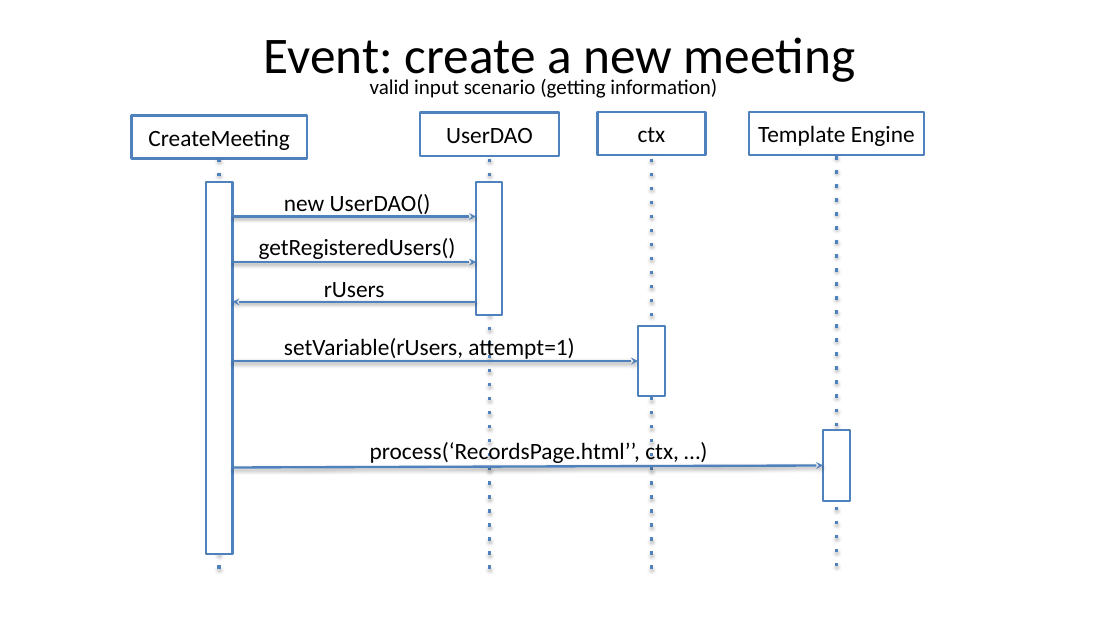
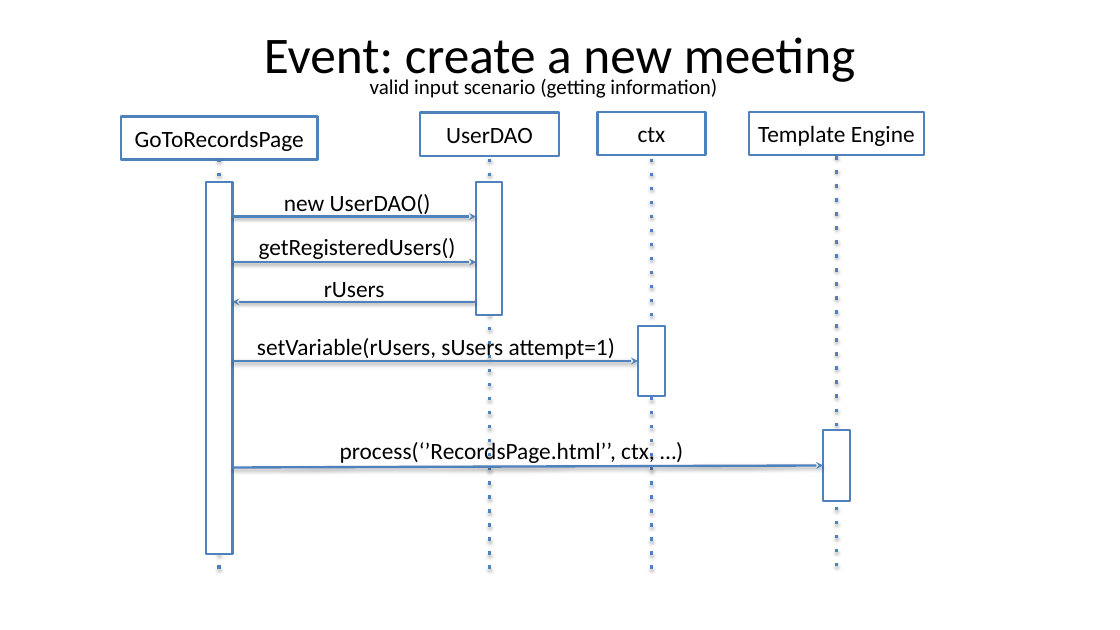
Before and after one commit to FrancescaGrimaldi/TIWProject-2022, a slide deck: slide 16 of ppt/tiw pure html + notes.pptx. Drawn at 1120x630 pixels with LibreOffice and Linux fonts; fonts in the diff are those of the drawing. Boxes give left, top, right and bottom in pixels: in the first picture for what was removed or moved away, otherwise in the second. Text is boxed around its words. In the diff, an @@ line names an element or a change of style, - is before the commit and + after.

```diff
--- a/ppt/tiw pure html + notes.pptx
+++ b/ppt/tiw pure html + notes.pptx
@@ rectangle "GoToRecordsPage": place and size @@
-rectangle "GoToRecordsPage" at <box>132,116,308,159</box>
+rectangle "GoToRecordsPage" at <box>121,117,318,160</box>
@@ text in rectangle at <box>135,130,304,151</box>: text changed @@
-CreateMeeting
+GoToRecordsPage
@@ text at <box>257,338,615,361</box>: text changed @@
-setVariable(rUsers, attempt=1)
+setVariable(rUsers, sUsers attempt=1)
@@ text at <box>340,439,655,463</box>: text changed @@
-process(‘RecordsPage.html’’, ctx, …)
+process(‘’RecordsPage.html’’, ctx, …)
```
Also in this commit, not shown: 6 other slides changed, 3 other files.
